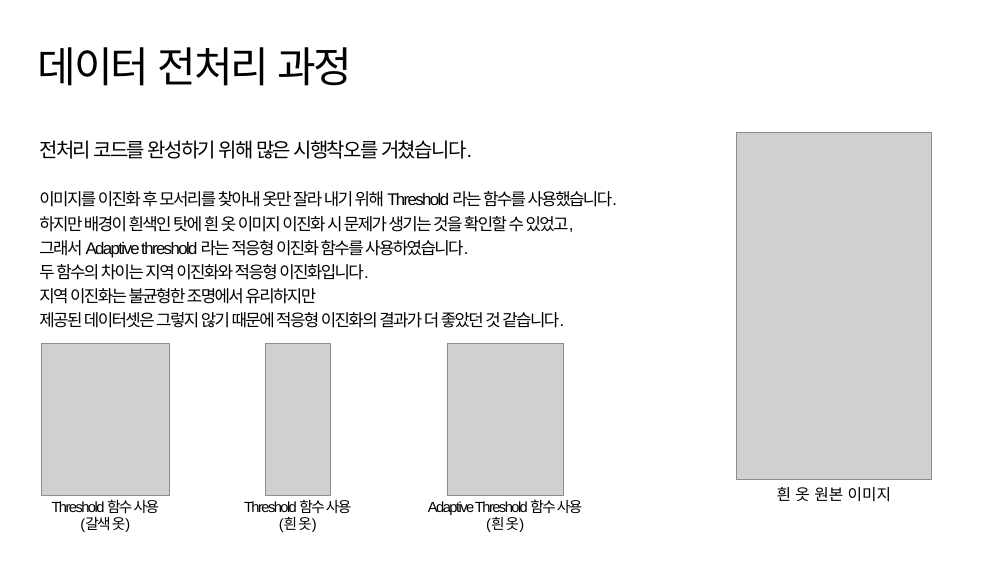
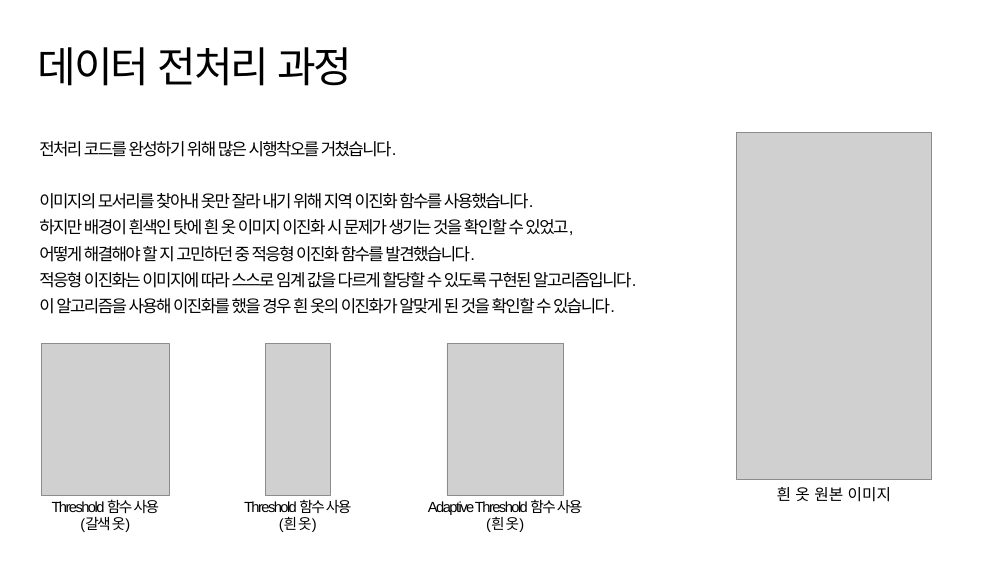
Before and after one commit to suk-6/22-dcc, a slide deck: slide 4 of 춘식이 발표자료.pptx. Drawn at 1008x567 pixels with LibreOffice and Linux fonts; fonts in the diff are those of the drawing; grey boxes stand for pictures; background and template pictures are left out. Boxes give left, top, right and bottom in pixels: in the first picture for what was removed or moved away, otherwise in the second. Text is boxed around its words. In the diff, an @@ line names an element or a change of style, - is before the commit and + after.

Commit message:
Update PPT

```diff
--- a/춘식이 발표자료.pptx
+++ b/춘식이 발표자료.pptx
@@ text at (39,141,573,235): size 19 to 16 pt in "전처리 코드를 완성하기 위해 많은 시행착오를 거쳤습니다."; line spacing 1.2 to 1.3 @@
@@ text at (39,193,534,209): text changed @@
-이미지를 이진화 후 모서리를 찾아내 옷만 잘라 내기 위해 Threshold 라는 함수를 사용했습니다.
+이미지의 모서리를 찾아내 옷만 잘라 내기 위해 지역 이진화 함수를 사용했습니다.
@@ text at (39,246,636,314): text changed @@
-그래서 Adaptive threshold 라는 적응형 이진화 함수를 사용하였습니다.
-두 함수의 차이는 지역 이진화와 적응형 이진화입니다.
-지역 이진화는 불균형한 조명에서 유리하지만
-제공된 데이터셋은 그렇지 않기 때문에 적응형 이진화의 결과가 더 좋았던 것 같습니다.
+어떻게 해결해야 할 지 고민하던 중 적응형 이진화 함수를 발견했습니다.
+적응형 이진화는 이미지에 따라 스스로 임계 값을 다르게 할당할 수 있도록 구현된 알고리즘입니다.
+이 알고리즘을 사용해 이진화를 했을 경우 흰 옷의 이진화가 알맞게 된 것을 확인할 수 있습니다.
```
Also in this commit, not shown: 2 other slides changed.
